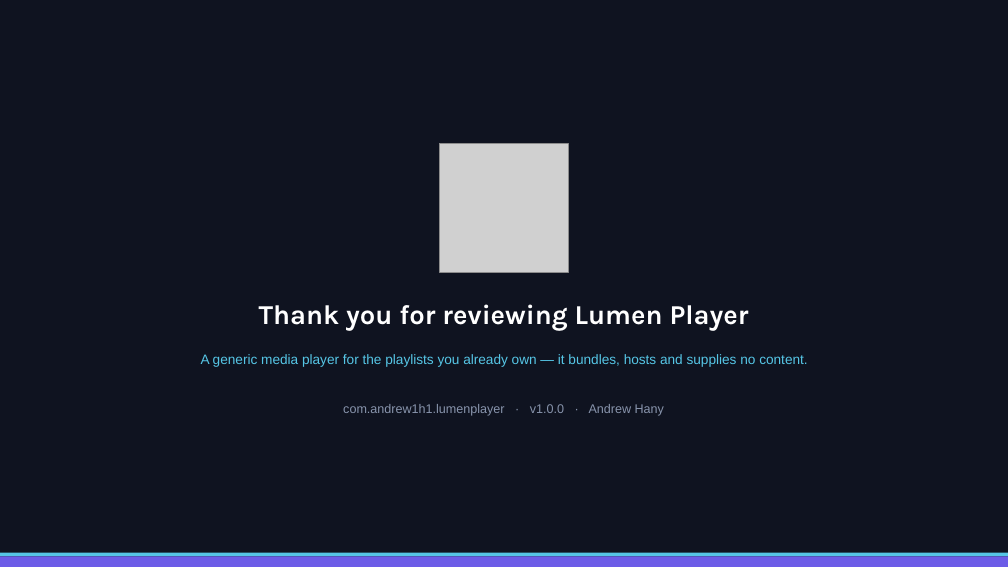
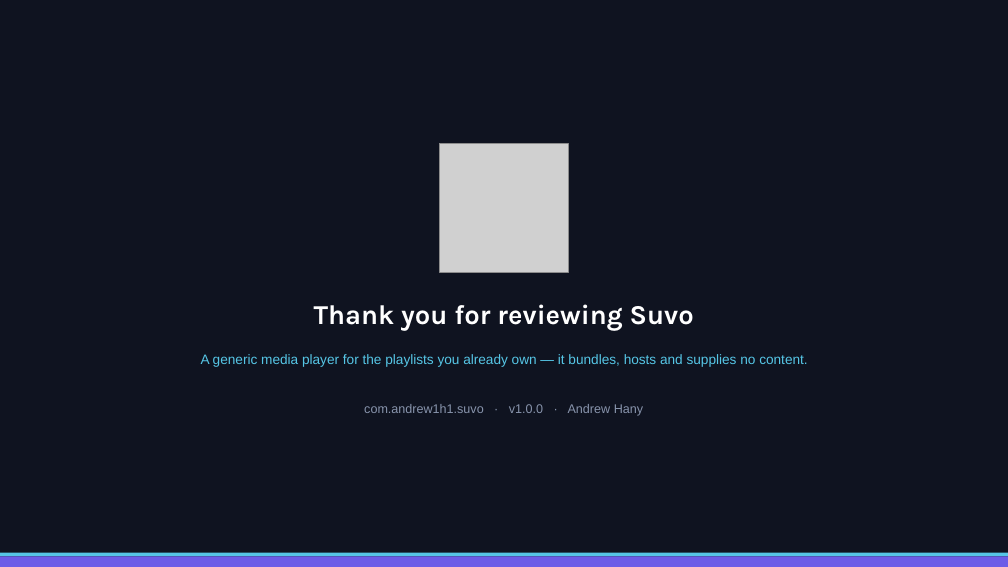
Before and after one commit to AndrewHany2/suvo-player, a slide deck: slide 17 of tv/packaging/lg/Suvo_Player_UX_Scenario.pptx. Drawn at 1008x567 pixels with LibreOffice and Linux fonts; fonts in the diff are those of the drawing; grey boxes stand for pictures. Boxes give left, top, right and bottom in pixels: in the first picture for what was removed or moved away, otherwise in the second. Text is boxed around its words. In the diff, an @@ line names an element or a change of style, - is before the commit and + after.

```diff
--- a/tv/packaging/lg/Suvo_Player_UX_Scenario.pptx
+++ b/tv/packaging/lg/Suvo_Player_UX_Scenario.pptx
@@ text at [314, 304, 694, 331]: text changed @@
-Thank you for reviewing Lumen Player
+Thank you for reviewing Suvo
@@ text at [364, 404, 643, 416]: text changed @@
-com.andrew1h1.lumenplayer · v1.0.0 · Andrew Hany
+com.andrew1h1.suvo · v1.0.0 · Andrew Hany
```
Also in this commit, not shown: 16 other slides changed, 3 other files.
